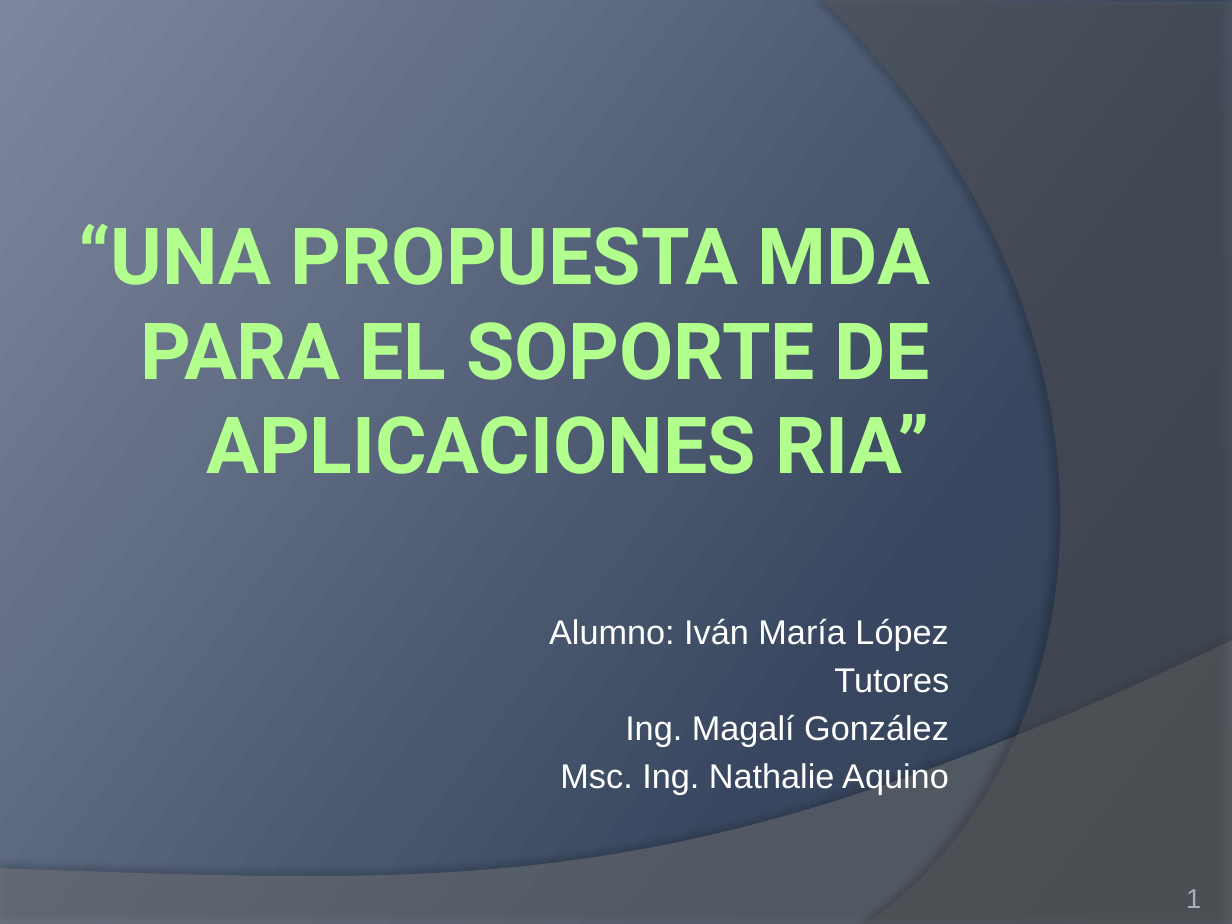
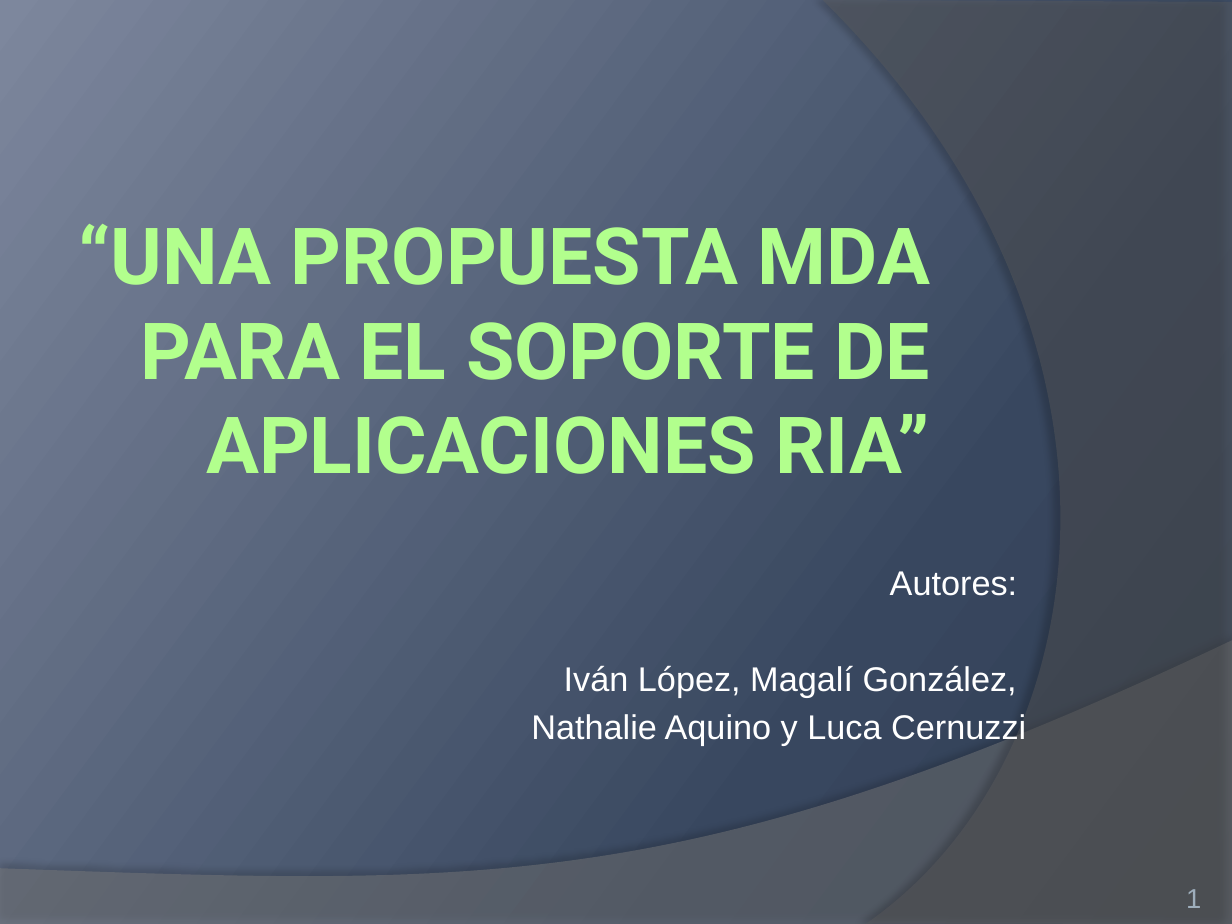
Before and after one commit to ivalop81/Metamodelo-Cybse2016, a slide deck: slide 1 of Presentacion final .pptx. Drawn at 1232x924 pixels with LibreOffice and Linux fonts; fonts in the diff are those of the drawing. Boxes give left, top, right and bottom in pixels: in the first picture for what was removed or moved away, otherwise in the second. Text is boxed around its words. In the diff, an @@ line names an element or a change of style, - is before the commit and + after.

```diff
--- a/Presentacion final .pptx
+++ b/Presentacion final .pptx
@@ subtitle at box(531, 571, 1026, 746): text changed @@
-Alumno: Iván María López
-Tutores
-Ing. Magalí González
-Msc. Ing. Nathalie Aquino
+Autores:
+Iván López, Magalí González,
+Nathalie Aquino y Luca Cernuzzi
```
Also in this commit, not shown: 6 other slides changed, 2 slides added, 1 slide removed, 2 other files.
